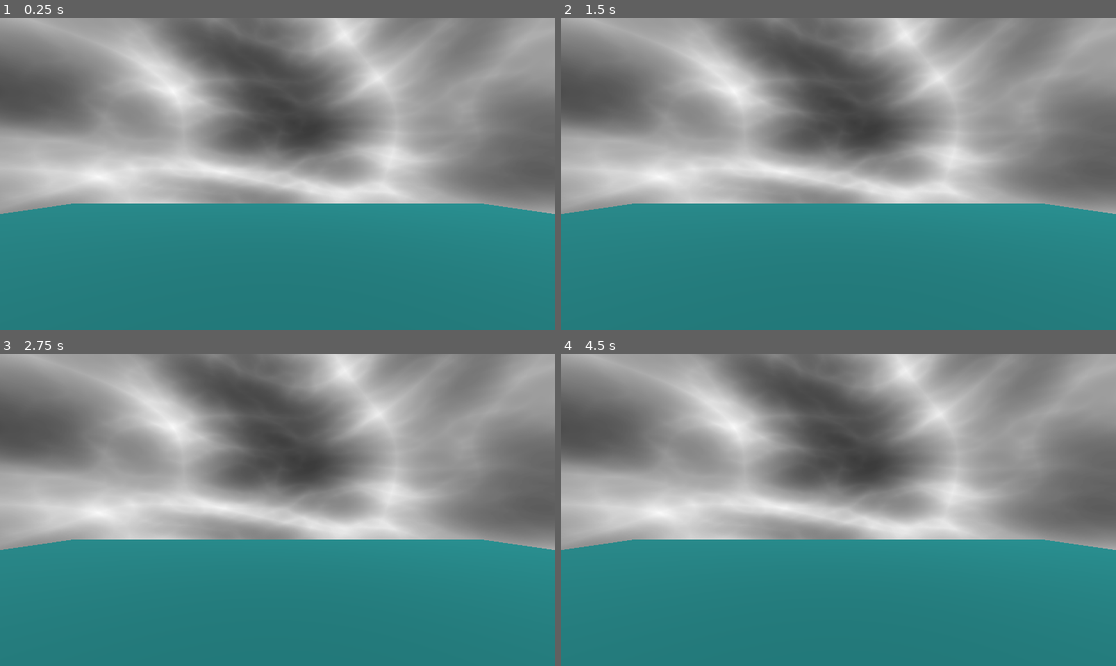
Above: before the commit, frames 1-4 (two rows, left to right).
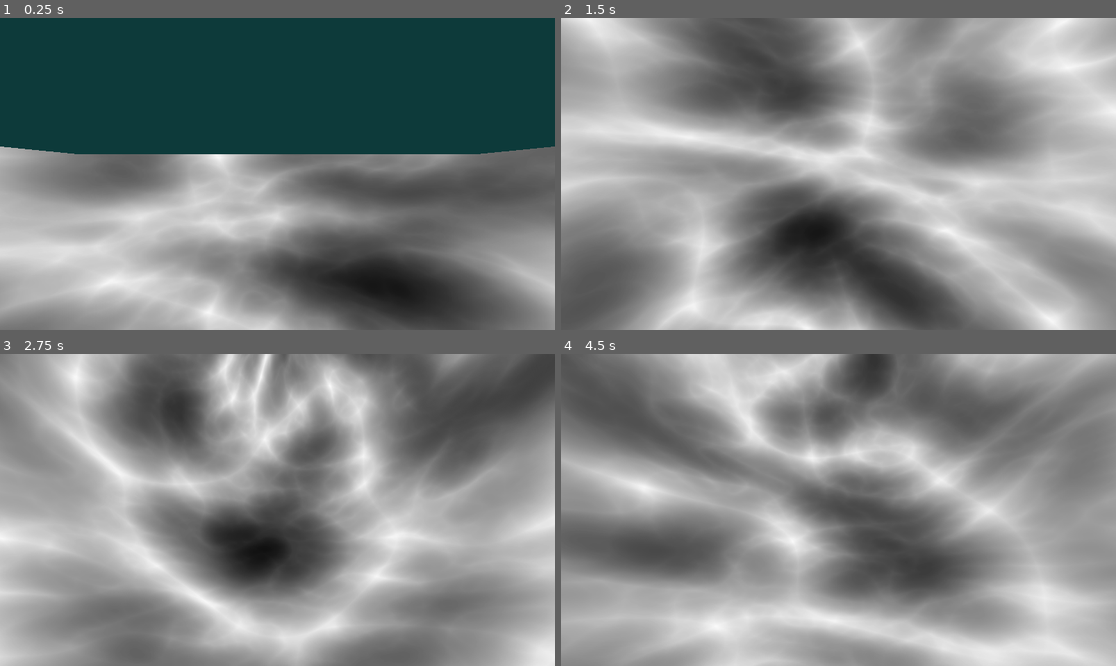
Above: after the commit, the same moments.

Repository: Schmizzle/CommunityGame
Game: Godot game, scene res://Levels/Gym/gym.tscn
The game is run twice, just before and just after one commit, with the same random seed, the same clock (stepped at 60 frames per second) and the same inputs. Before the commit the project has no main scene; this scene is started directly in both runs.
Inputs (mouse positions are in pixels of both pictures, inside the frame that each line leads up to):
- Up to frame 1 (0.25 s): no input
- Up to frame 2 (1.5 s): move the mouse to (960, 158) at 0.52 s; hold A (move-right, bound only after the commit) 0.53-1.28 s; tap Space (jump, bound only after the commit) at 0.6, 0.77, 1.07, 1.35 s; tap Enter at 1.25 s; move the mouse to (727, 189) at 1.27 s; hold S (move-backward, bound only after the commit) from 1.28 s (still down)
- Up to frame 3 (2.75 s): tap Space (jump, bound only after the commit) at 1.52, 1.82, 2, 2.1 s; move the mouse to (333, 441) at 2.02 s; release S (move-backward, bound only after the commit) at 2.03 s; hold A (move-right, bound only after the commit) from 2.03 s (still down)
- Up to frame 4 (4.5 s): tap Enter at 2.75, 4.25 s; move the mouse to (810, 572) at 2.77 s; release A (move-right, bound only after the commit) at 2.78 s; hold W (move-forward, bound only after the commit) 2.78-3.53 s; tap Space (jump, bound only after the commit) at 2.85, 3.02, 3.32, 3.5, 3.6, 3.77, 4.07, 4.35 s; move the mouse to (1005, 556) at 3.52 s; hold D (move-left, bound only after the commit) from 3.53 s (still down); move the mouse to (672, 463) at 4.27 s

The runs differ from the first frame. In frame 1, 95% of the frame differs, in the area x 0-100%, y 0-100%; in frame 2, 85%; in frame 3, 84%; in frame 4, 82%.

Commit message:
add input to the player

Diff:
--- /dev/null
+++ b/community-game/Player/player.gd
@@ -0,0 +1,66 @@
+extends CharacterBody3D
+class_name Player
+
+# Movement variables
+@export var Speed: int = 700
+var InputDirection: Vector2 = Vector2.ZERO
+var Direction: Vector3 = Vector3.ZERO
+var TargetVelocity: Vector3 = Vector3.ZERO
+var Gravity: int = 100
+var JumpForce: int = 20
+
+# Mouse look variables
+var MouseVelocity: Vector2 = Vector2.ZERO
+var Sensitivity: float = 0.3
+var LookRotation: Vector2 = Vector2.ZERO
+@export var CameraPivot: Node3D
+
+
+func _ready() -> void:
+	# Captures the player mouse, making it hidden and centered in the window
+	Input.set_mouse_mode(Input.MOUSE_MODE_CAPTURED)
+
+
+func _process(delta: float) -> void:
+#region Moving
+	# Gets the player's movement input
+	InputDirection = Input.get_vector("move-backward","move-forward","move-right","move-left")
+	Direction = (transform.basis * Vector3(InputDirection.x, 0, InputDirection.y)).normalized()
+
+	# Sets the horizontal components of target velocity
+	TargetVelocity.x = Direction.x * Speed * delta
+	TargetVelocity.z = Direction.z * Speed * delta
+
+	# Makes the player fall if they're not on the floor
+	if not is_on_floor():
+		TargetVelocity.y -= Gravity * delta
+	else:
+		TargetVelocity.y = 0
+
+	# lets the player jump
+	if is_on_floor() and Input.is_action_just_pressed("jump"):
+		TargetVelocity.y = JumpForce
+
+	# Sets velocity to be the target velocity and moves the player according to it
+	velocity = TargetVelocity
+	move_and_slide()
+#endregion
+
+#region Looking
+	rotation_degrees.y = LookRotation.x
+	CameraPivot.rotation_degrees.z = LookRotation.y
+#endregion
+
+#region Quitting
+	if Input.is_action_just_pressed("quit"):
+		get_tree().quit()
+#endregion
+
+
+func _input(event):
+#region Getting mouse look data
+	if event is InputEventMouseMotion:
+		LookRotation.y -= (event.relative.y * Sensitivity)
+		LookRotation.x -= (event.relative.x * Sensitivity)
+		LookRotation.y = clamp(LookRotation.y, -75, 89)
+#endregion
--- a/community-game/Player/player.tscn
+++ b/community-game/Player/player.tscn
@@ -1,12 +1,22 @@
 [gd_scene format=3 uid="uid://dir4y2agytnmg"]
+
+[ext_resource type="Script" uid="uid://drtf21ydaxqqm" path="res://Player/player.gd" id="1_l8h54"]
 
 [sub_resource type="CapsuleShape3D" id="CapsuleShape3D_b4nnr"]
 
-[node name="Player" type="CharacterBody3D" unique_id=1432177263]
-collision_layer = 5
+[node name="Player" type="CharacterBody3D" unique_id=1432177263 node_paths=PackedStringArray("CameraPivot")]
+collision_layer = 2
+collision_mask = 5
 input_ray_pickable = false
+script = ExtResource("1_l8h54")
+CameraPivot = NodePath("Pivot")
 
 [node name="PlayerCollision" type="CollisionShape3D" parent="." unique_id=1736355451]
 shape = SubResource("CapsuleShape3D_b4nnr")
+debug_color = Color(0.8182316, 0.0018720936, 0.97130984, 0.41960785)
 
-[node name="Camera3D" type="Camera3D" parent="." unique_id=503390998]
+[node name="Pivot" type="Node3D" parent="." unique_id=501292623]
+transform = Transform3D(1, 0, 0, 0, 1, 0, 0, 0, 1, 0, 0.6, 0)
+
+[node name="Camera" type="Camera3D" parent="Pivot" unique_id=503390998]
+transform = Transform3D(-4.371139e-08, 0, -1, 0, 1, 0, 1, 0, -4.371139e-08, 0, 0, 0)
--- a/community-game/project.godot
+++ b/community-game/project.godot
@@ -11,8 +11,42 @@
 [application]
 
 config/name="Community Game"
+run/main_scene="uid://dxrnv4l03xrmv"
 config/features=PackedStringArray("4.6", "Forward Plus")
 config/icon="res://icon.svg"
+
+[input]
+
+move-forward={
+"deadzone": 0.2,
+"events": [Object(InputEventKey,"resource_local_to_scene":false,"resource_name":"","device":-1,"window_id":0,"alt_pressed":false,"shift_pressed":false,"ctrl_pressed":false,"meta_pressed":false,"pressed":false,"keycode":0,"physical_keycode":87,"key_label":0,"unicode":119,"location":0,"echo":false,"script":null)
+]
+}
+move-backward={
+"deadzone": 0.2,
+"events": [Object(InputEventKey,"resource_local_to_scene":false,"resource_name":"","device":-1,"window_id":0,"alt_pressed":false,"shift_pressed":false,"ctrl_pressed":false,"meta_pressed":false,"pressed":false,"keycode":0,"physical_keycode":83,"key_label":0,"unicode":115,"location":0,"echo":false,"script":null)
+]
+}
+move-right={
+"deadzone": 0.2,
+"events": [Object(InputEventKey,"resource_local_to_scene":false,"resource_name":"","device":-1,"window_id":0,"alt_pressed":false,"shift_pressed":false,"ctrl_pressed":false,"meta_pressed":false,"pressed":false,"keycode":0,"physical_keycode":65,"key_label":0,"unicode":97,"location":0,"echo":false,"script":null)
+]
+}
+move-left={
+"deadzone": 0.2,
+"events": [Object(InputEventKey,"resource_local_to_scene":false,"resource_name":"","device":-1,"window_id":0,"alt_pressed":false,"shift_pressed":false,"ctrl_pressed":false,"meta_pressed":false,"pressed":false,"keycode":0,"physical_keycode":68,"key_label":0,"unicode":100,"location":0,"echo":false,"script":null)
+]
+}
+jump={
+"deadzone": 0.2,
+"events": [Object(InputEventKey,"resource_local_to_scene":false,"resource_name":"","device":-1,"window_id":0,"alt_pressed":false,"shift_pressed":false,"ctrl_pressed":false,"meta_pressed":false,"pressed":false,"keycode":0,"physical_keycode":32,"key_label":0,"unicode":32,"location":0,"echo":false,"script":null)
+]
+}
+quit={
+"deadzone": 0.2,
+"events": [Object(InputEventKey,"resource_local_to_scene":false,"resource_name":"","device":-1,"window_id":0,"alt_pressed":false,"shift_pressed":false,"ctrl_pressed":false,"meta_pressed":false,"pressed":false,"keycode":0,"physical_keycode":4194305,"key_label":0,"unicode":0,"location":0,"echo":false,"script":null)
+]
+}
 
 [layer_names]
 
Not shown, added: community-game/Player/player.gd.uid
